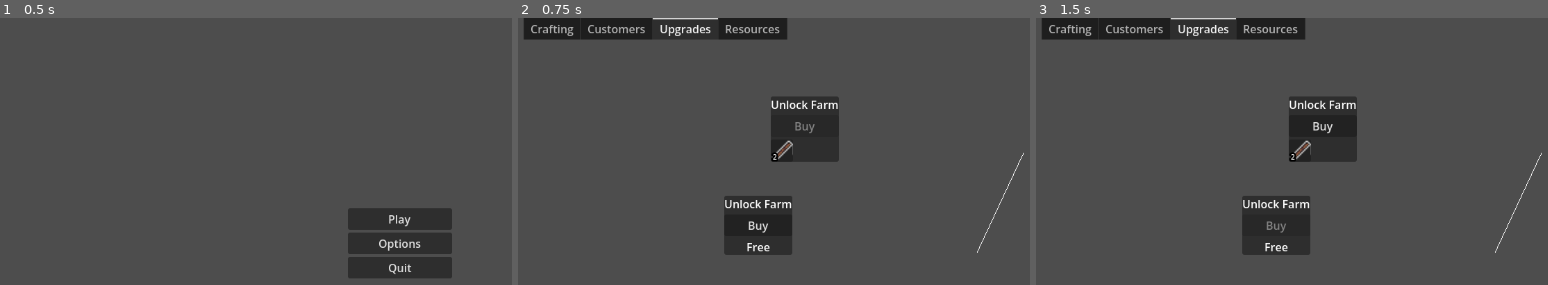
Above: before the commit, frames 1-3 (left to right).
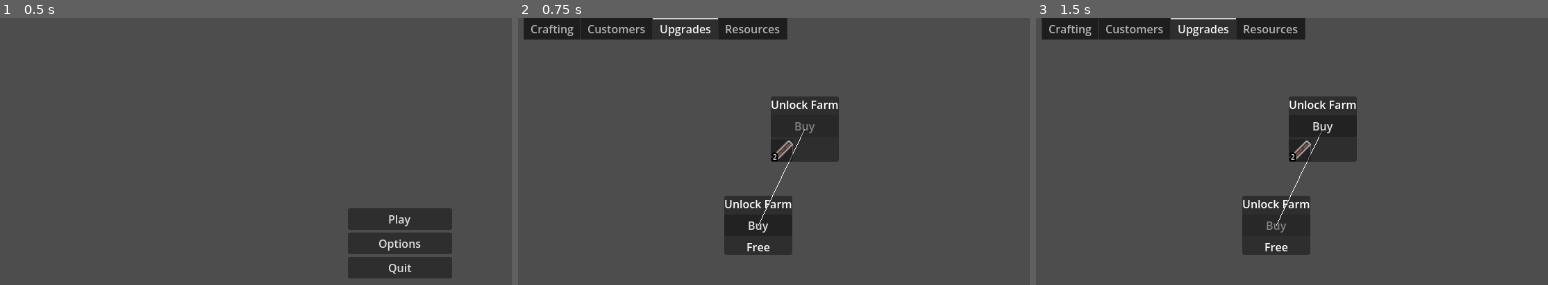
Above: after the commit, the same moments.

Repository: PeterCodesSoftware/Brainless-Jam-2
Game: Godot game, scene res://menus/main/main.tscn
The game is run twice, just before and just after one commit, with the same random seed, the same clock (stepped at 60 frames per second) and the same inputs. Sound files missing from this copy of the repository are replaced by a short silence.
Inputs:
- Up to frame 1 (0.5 s): no input
- Up to frame 2 (0.75 s): click "Play" at 0.5 s
- Up to frame 3 (1.5 s): click "Buy" at 1.25 s

Frame 1 is identical in both runs. In frame 2, 0.2% of the frame differs, in the area x 46-99%, y 41-89%; in frame 3, 0.2%.

Commit message:
lines kinda fixed

Diff:
--- a/game/upgrades/upgrade_block/upgrade_block.gd
+++ b/game/upgrades/upgrade_block/upgrade_block.gd
@@ -58,4 +58,4 @@
 func _draw() -> void:
 	for dependency_path: NodePath in dependency_paths:
 		var dependecy: Control = get_node(dependency_path)
-		draw_line(global_position, dependecy.global_position, Color.WHITE)
+		draw_line(size / 2, dependecy.global_position + dependecy.size / 2 - global_position, Color.WHITE)
--- a/globals/global.gd
+++ b/globals/global.gd
@@ -14,3 +14,6 @@
 	AudioServer.set_bus_volume_linear(AudioServer.get_bus_index("Music"), options.music_volume)
 	Engine.max_fps = options.fps
 	Engine.physics_ticks_per_second = options.fps
+
+func get_control_center(control: Control) -> Vector2:
+	return control.global_position + control.size / 2
